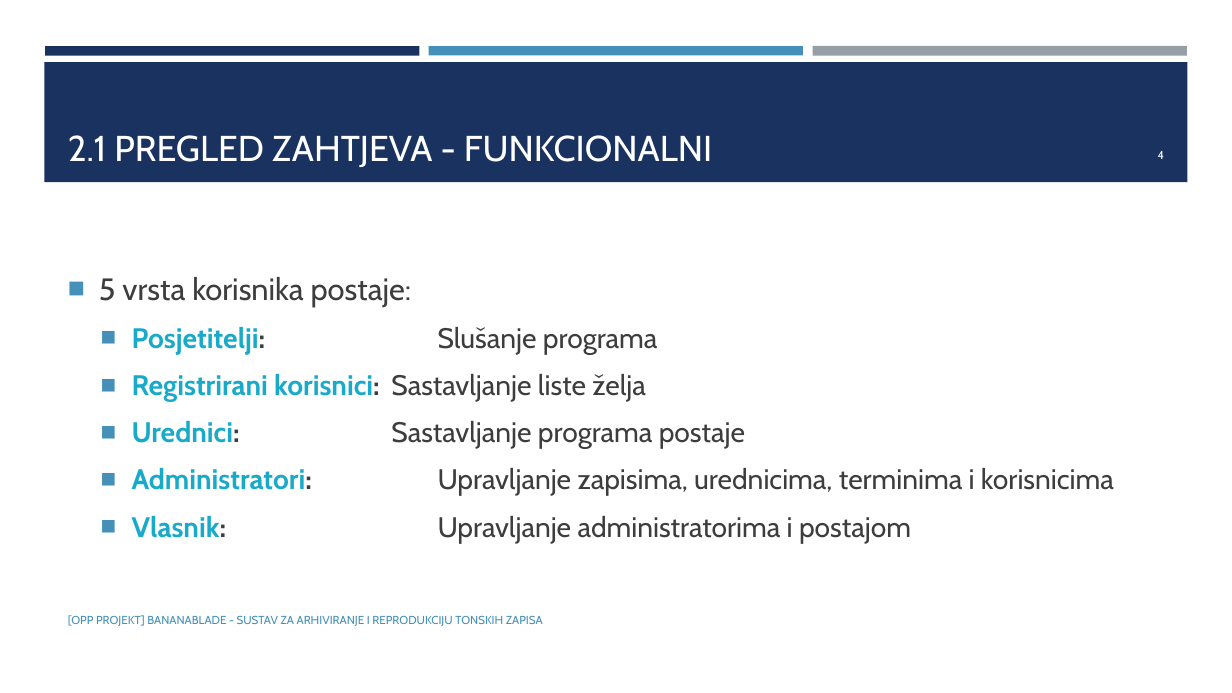
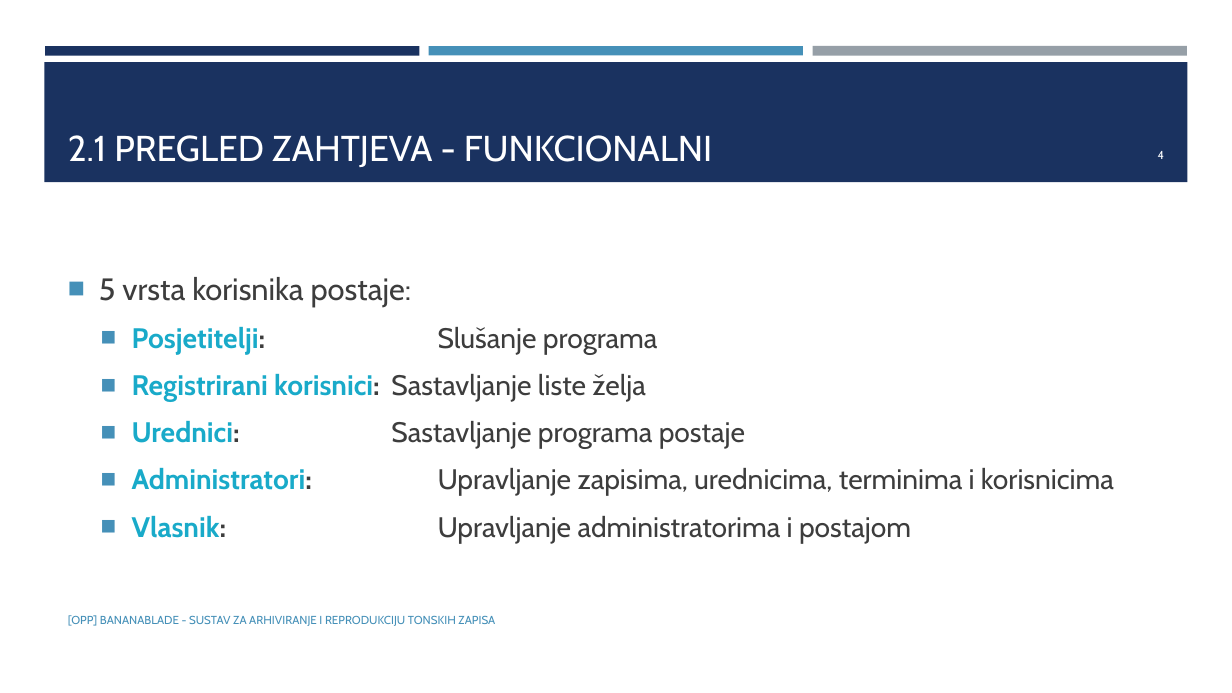
Before and after one commit to BananaBlade/BananaBlade, a slide deck: slide 4 of Prezentacija/Prezentacija.pptx. Drawn at 1232x693 pixels with LibreOffice and Linux fonts; fonts in the diff are those of the drawing; background and template pictures are left out. Boxes give left, top, right and bottom in pixels: in the first picture for what was removed or moved away, otherwise in the second. Text is boxed around its words. In the diff, an @@ line names an element or a change of style, - is before the commit and + after.

```diff
--- a/Prezentacija/Prezentacija.pptx
+++ b/Prezentacija/Prezentacija.pptx
@@ text at [68, 615, 495, 626]: text changed @@
-[OPP PROJEKT] BANANABLADE - SUSTAV ZA ARHIVIRANJE I REPRODUKCIJU TONSKIH ZAPISA
+[OPP] BANANABLADE - SUSTAV ZA ARHIVIRANJE I REPRODUKCIJU TONSKIH ZAPISA
```
Also in this commit, not shown: 12 other slides changed, 3 other files.
